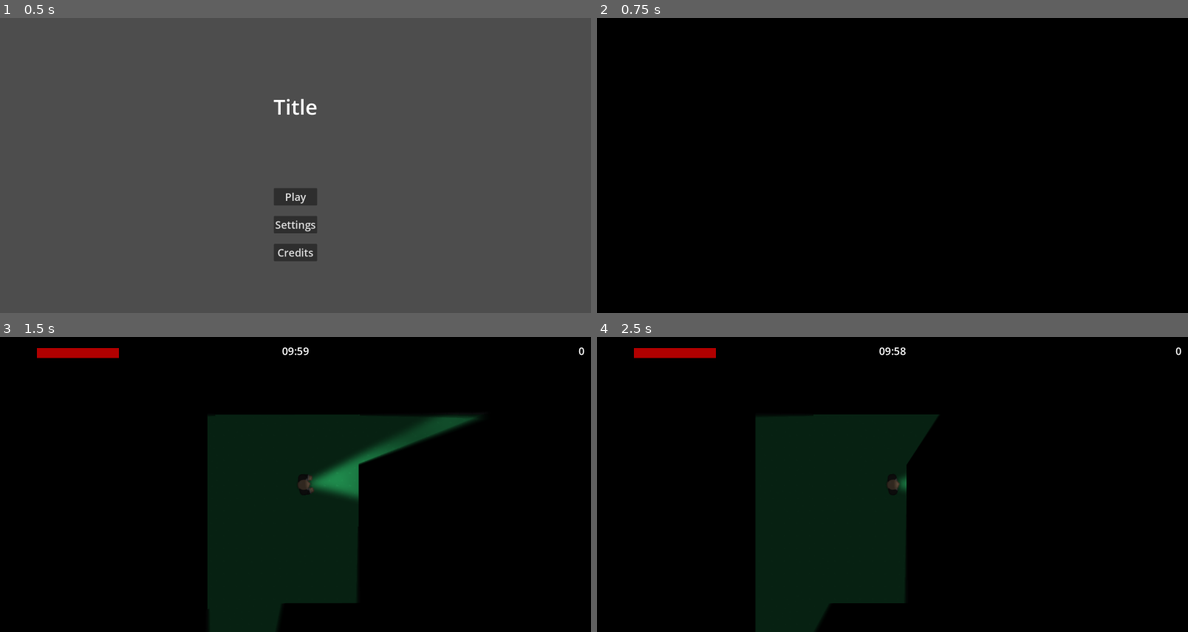
Above: before the commit, frames 1-4 (two rows, left to right).
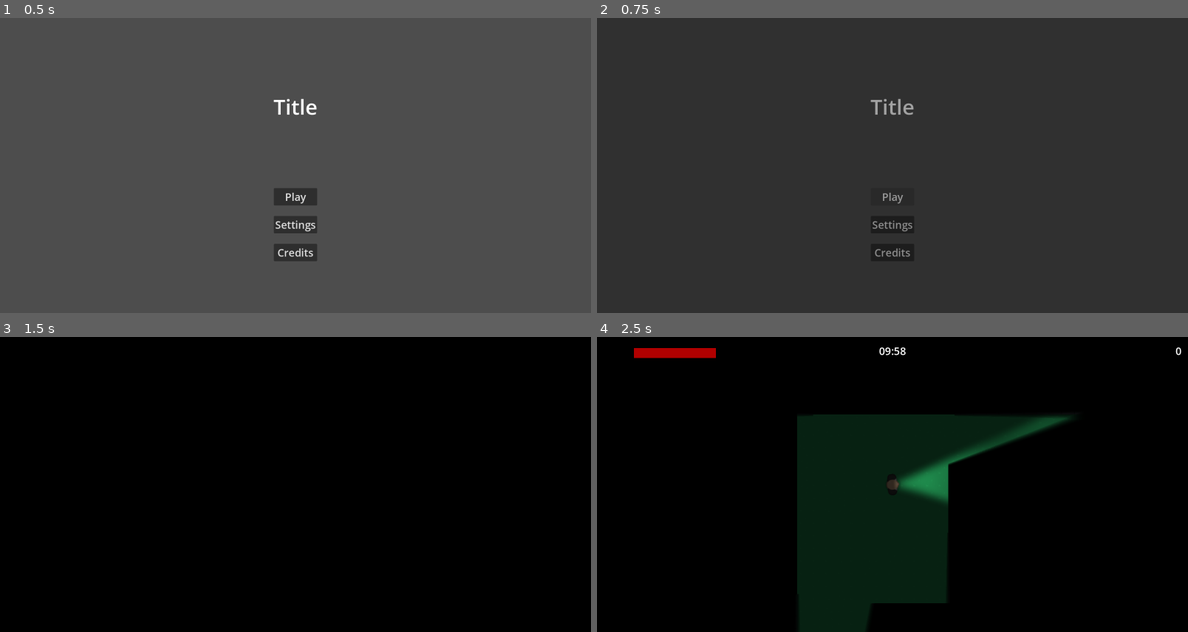
Above: after the commit, the same moments.

Repository: AltairGameStudio/Godot-Wild-Jam-93-Team-1
Game: Godot game, scene res://scenes/main_menu.tscn
The game is run twice, just before and just after one commit, with the same random seed, the same clock (stepped at 60 frames per second) and the same inputs. The engine's default icon, where the game draws it, is replaced by a stand-in: a white triangle on a blue panel in a dark square. Sound files missing from this copy of the repository are replaced by a short silence.
Inputs (mouse positions are in pixels of both pictures, inside the frame that each line leads up to):
- Up to frame 1 (0.5 s): no input
- Up to frame 2 (0.75 s): click "Play" at 0.5 s
- Up to frame 3 (1.5 s): tap Enter (ui_accept) at 1.25 s; move the mouse to (425, 469) at 1.27 s; hold D (ui_right) from 1.28 s (still down); hold Enter (ui_accept) from 1.28 s (still down); click (425, 469) at 1.42 s
- Up to frame 4 (2.5 s): release D (ui_right) at 2 s; release Enter (ui_accept) at 2 s; drag from (774, 499) to (922, 481) at 2.02 s

Frame 1 is identical in both runs. In frame 2, 100% of the frame differs, in the area x 0-100%, y 0-100%; in frame 3, 20%; in frame 4, 12%.

Commit message:
Adicionando transição nas cenas

Diff:
--- a/project.godot
+++ b/project.godot
@@ -18,6 +18,7 @@
 [autoload]
 
 GameManager="*uid://hsumf8fwt4ao"
+SceneTransition="*uid://dfvvvn1fvbyog"
 
 [display]
 
--- a/scripts/intro_sequence.gd
+++ b/scripts/intro_sequence.gd
@@ -60,9 +60,7 @@
 
 func start_game():
 	GameManager.start_game()
-	var error = get_tree().change_scene_to_packed(game_scene)
-	if error != OK:
-		print("Erro ao carregar a cena do jogo: ", error)
+	SceneTransition.change_scene("res://scenes/world.tscn")
 
 func _input(event):
 	if event.is_action_pressed("ui_accept") or event.is_action_pressed("ui_cancel"):
--- a/scripts/main_menu.gd
+++ b/scripts/main_menu.gd
@@ -1,7 +1,7 @@
 extends Control
 
 func _on_play_button_pressed() -> void:
-	get_tree().change_scene_to_file("res://scenes/intro_sequence.tscn")
+	SceneTransition.change_scene("res://scenes/intro_sequence.tscn")
 
 func _on_settings_button_pressed() -> void:
 	$SettingsScreen.visible = true
--- a/scripts/pause_menu.gd
+++ b/scripts/pause_menu.gd
@@ -20,4 +20,6 @@
 	$SettingsScreen.visible = true
 
 func _on_main_menu_button_pressed() -> void:
+	# Despausa o jogo antes de voltar pro menu
+	get_tree().paused = false
 	get_tree().change_scene_to_file("res://scenes/main_menu.tscn")
--- /dev/null
+++ b/scripts/scene_transition.gd
@@ -0,0 +1,36 @@
+extends CanvasLayer
+
+var color_rect: ColorRect
+
+func _ready() -> void:
+	layer = 100
+
+	# Cria um retângulo preto
+	color_rect = ColorRect.new()
+	# Faz cobrir a tela inteira
+	color_rect.set_anchors_preset(15)
+	# Começa preto mas transparente
+	color_rect.color = Color(0, 0, 0, 0)
+	# Garante que não bloqueie cliques
+	color_rect.mouse_filter = Control.MOUSE_FILTER_IGNORE
+	add_child(color_rect)
+
+func change_scene(path: String) -> void:
+	# Bloqueia os cliques do jogador durante a transição
+	color_rect.mouse_filter = Control.MOUSE_FILTER_STOP
+
+	# Anima o fade para a tela preta
+	var tween_out = create_tween()
+	tween_out.tween_property(color_rect, "color:a", 1.0, 0.5)
+	await tween_out.finished
+
+	# Troca a cena do jogo
+	get_tree().change_scene_to_file(path)
+
+	# Anima o fade de volta para a tela transparente
+	var tween_in = create_tween()
+	tween_in.tween_property(color_rect, "color:a", 0.0, 0.5)
+	await tween_in.finished
+
+	# Libera os cliques novamente
+	color_rect.mouse_filter = Control.MOUSE_FILTER_IGNORE
Not shown, added: scripts/scene_transition.gd.uid
